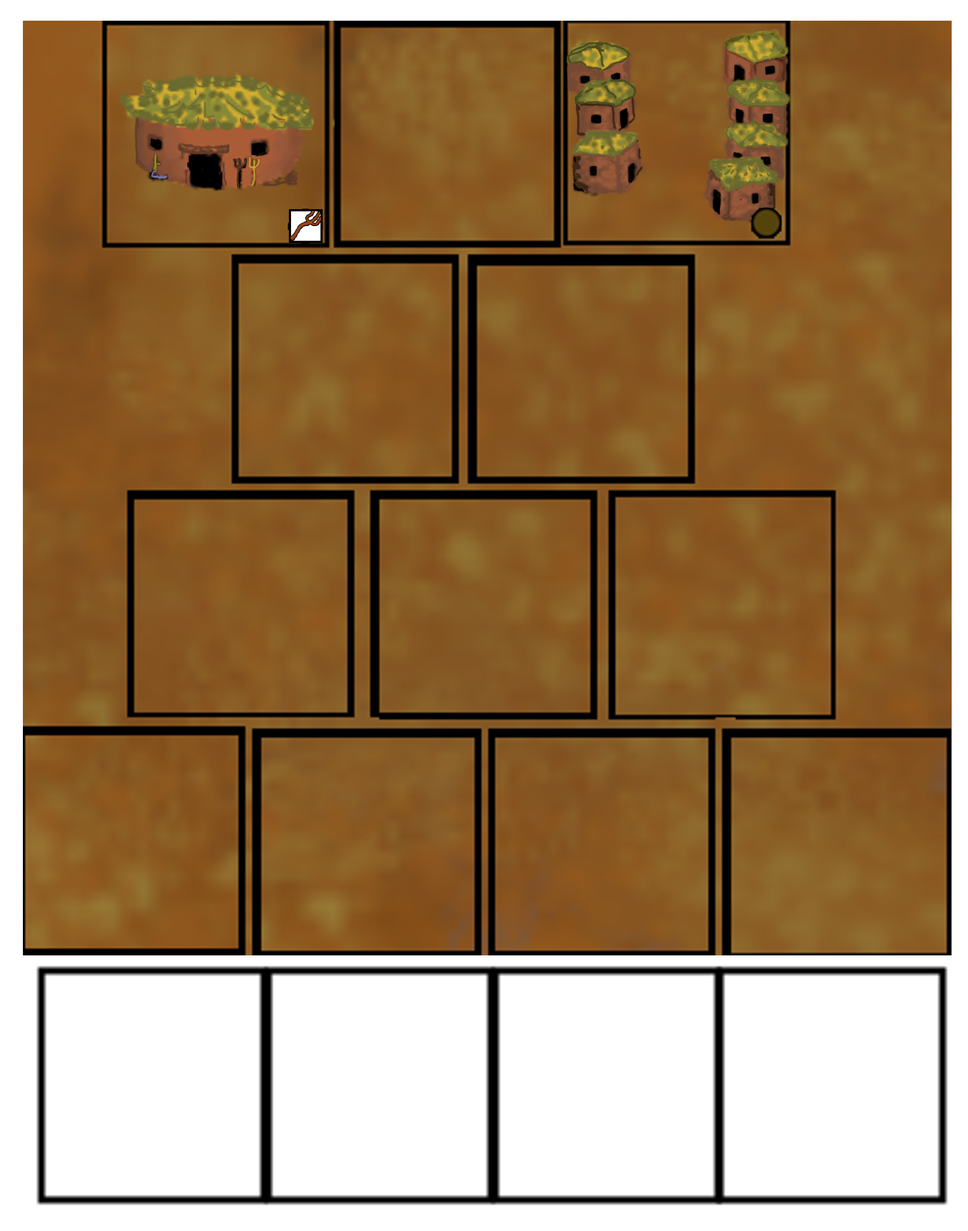
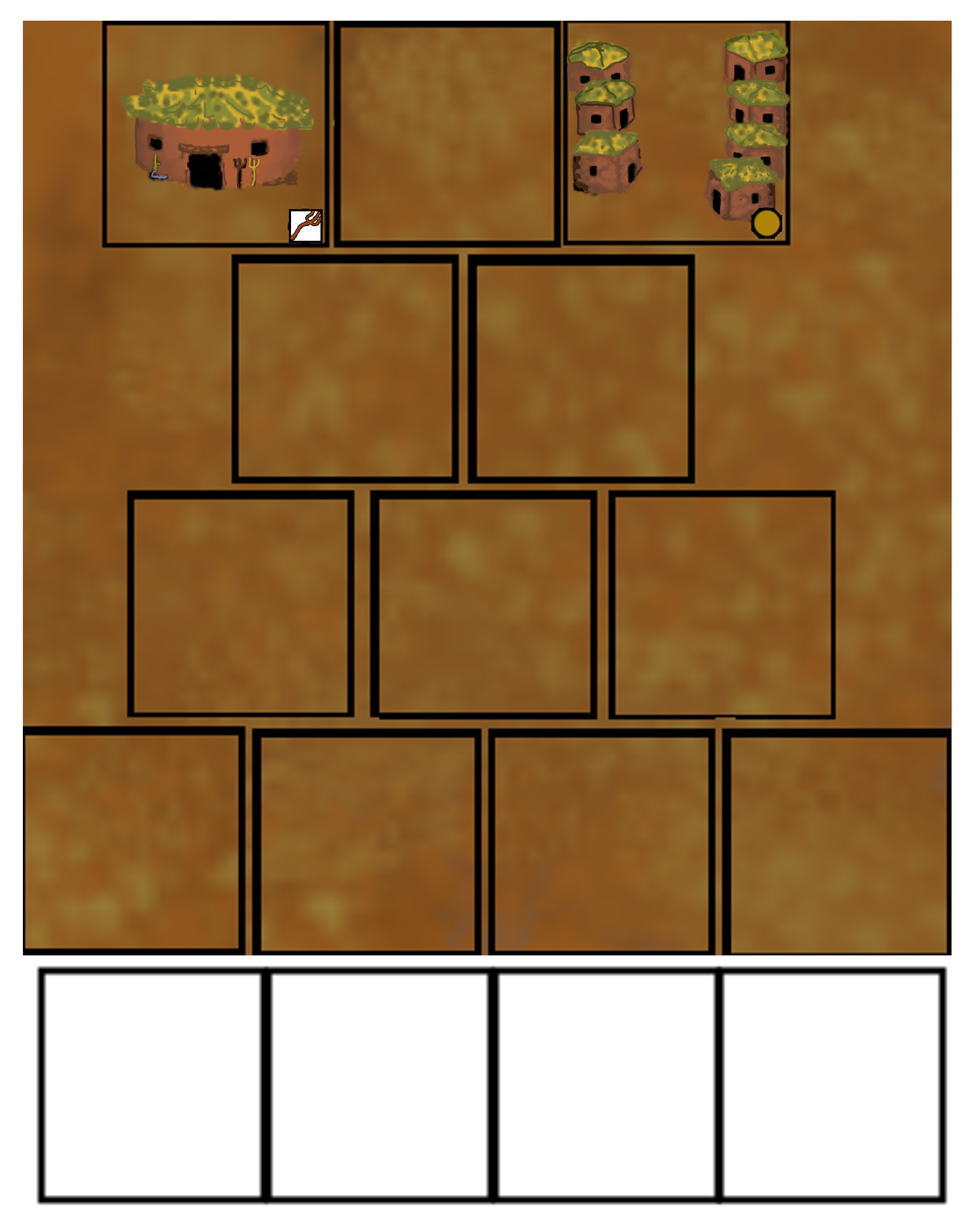
Layered file, before and after one edit (968x1231). Changes by layer:
added layer "Icono Oro.png" above "Capa pegada" over [750, 207, 783, 240]
